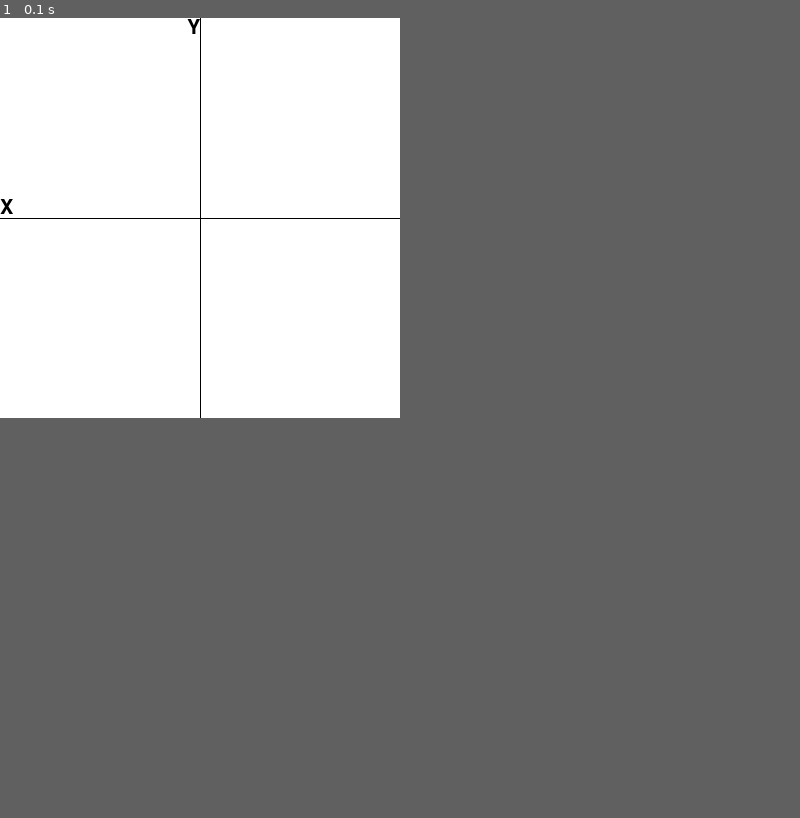
Above: before the commit, frame 1.
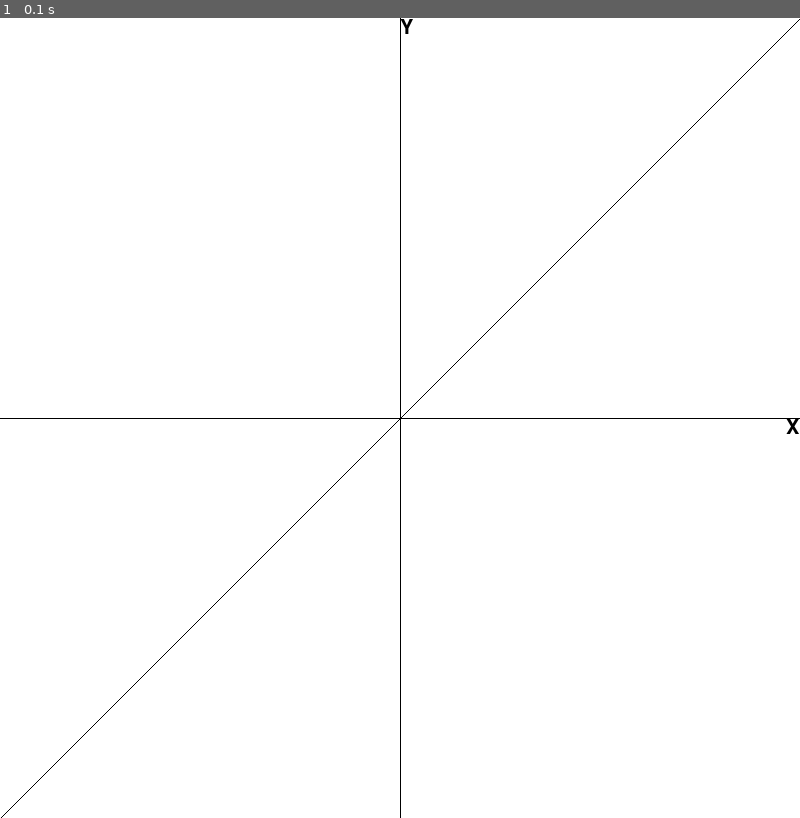
Above: after the commit, the same moment.

Repository: LogicMass621/python
Game: pygame game, started from graphing.py
Two runs of this game, one before a commit and one after it. Both use one fixed random seed, a clock stepped at 60 frames per second and the inputs below.
Inputs:
- Up to frame 1 (0.1 s): no input
In our replay, the window is 400x400 before the commit and 800x800 after it. These sizes can differ from the game's own. Grey fills any space a smaller window leaves; there, only what the larger window draws over its background counts as a difference.

The runs differ from the first frame. In frame 1, 0.6% of the frame differs, in the area x 0-100%, y 0-100%.

Commit message:
Add line plot

Diff:
--- a/graphing.py
+++ b/graphing.py
@@ -5,8 +5,19 @@
 black = [0, 0, 0]
 white = [255, 255, 255]
 
-screenWidth = 400
-screenHeight = 400
+screenWidth = 800
+screenHeight = 800
+
+Min = -screenWidth/2#float(input('What is the lower number in the domain:'))
+Max = screenWidth/2#float(input('What is the higher number in the domain:'))
+interval = 1#float(input('Enter the interval you want to sample:'))
+b = 0#input('Enter the constant in the function:')
+m = 1#input('Enter the coefficent of x:')
+
+def tran(x,y):
+    x = screenWidth/2 + x
+    y = screenHeight/2 - y
+    return x,y
 
 pygame.init()
 pygame.font.init()
@@ -20,24 +31,34 @@
 textY = font.render('Y', True, black, white)
 textRectY = textY.get_rect()
 
+
+
 def render():
 
     screenWidth = screen.get_width()
     screenHeight = screen.get_height()
 
-    # clear screen to white
-    screen.fill(white)
+    # x label
+    screen.blit(textX, tran(screenHeight/2 - textRectX.width,0))
+    # y label
+    screen.blit(textY, tran(0,screenWidth/2))
 
-    textRectX.y = screenHeight/2 - textRectX.height
-    textRectY.x = screenWidth/2 - textRectY.width
+    # x-axis
+    pygame.draw.line(screen,black, tran(-screenWidth/2,0), tran(screenWidth/2,0),1)
+    # y-axis
+    pygame.draw.line(screen,black, tran(0,screenHeight/2),tran(0,-screenHeight/2),1)
 
-    screen.blit(textX, textRectX)
-    screen.blit(textY, textRectY)
+    x = Min
+    y = m*x + b
+    x2 = x
+    y2 =y
 
-    pygame.draw.line(screen,black, [screenWidth/2,0], [screenWidth/2,screenHeight],1)
-    pygame.draw.line(screen,black, [0,screenHeight/2],[screenWidth,screenHeight/2],1)
-
-    pygame.display.update()
+    while x < Max:
+        y = m*x + b
+        pygame.draw.line(screen,black, tran(x2,y2) , tran(x,y) ,1)
+        x2 = x
+        y2 =y
+        x = x + interval
 
 running = True
 while running:
@@ -46,4 +67,7 @@
     if event.type == pygame.QUIT:
         running = False
 
+    # clear screen to white
+    screen.fill(white)
     render()
+    pygame.display.update()
